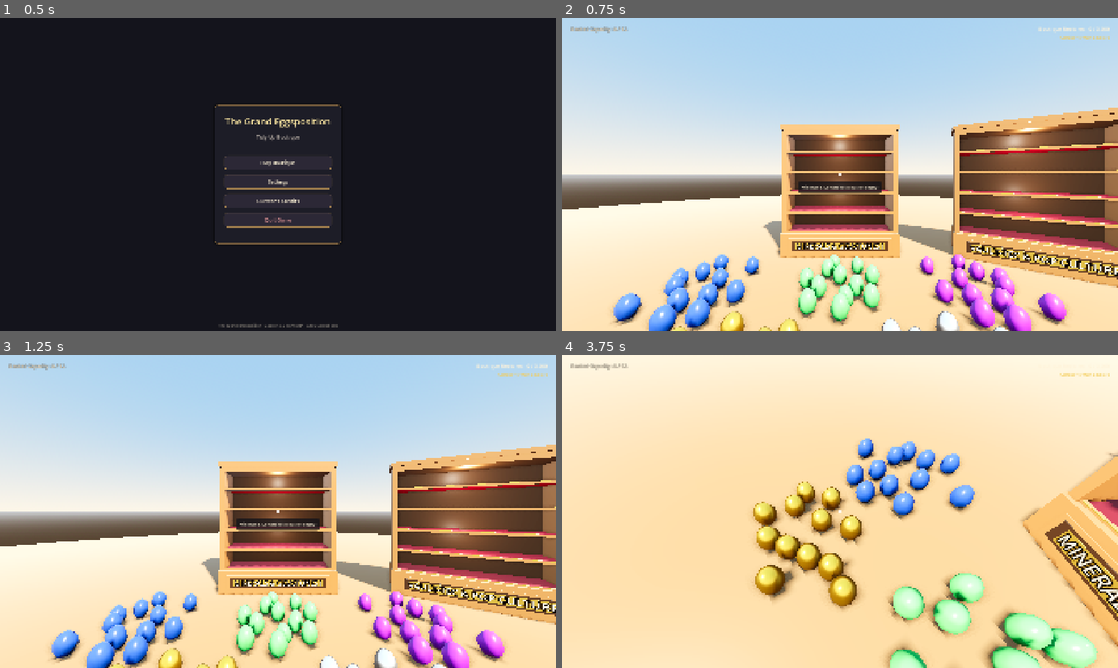
Above: before the commit, frames 1-4 (two rows, left to right).
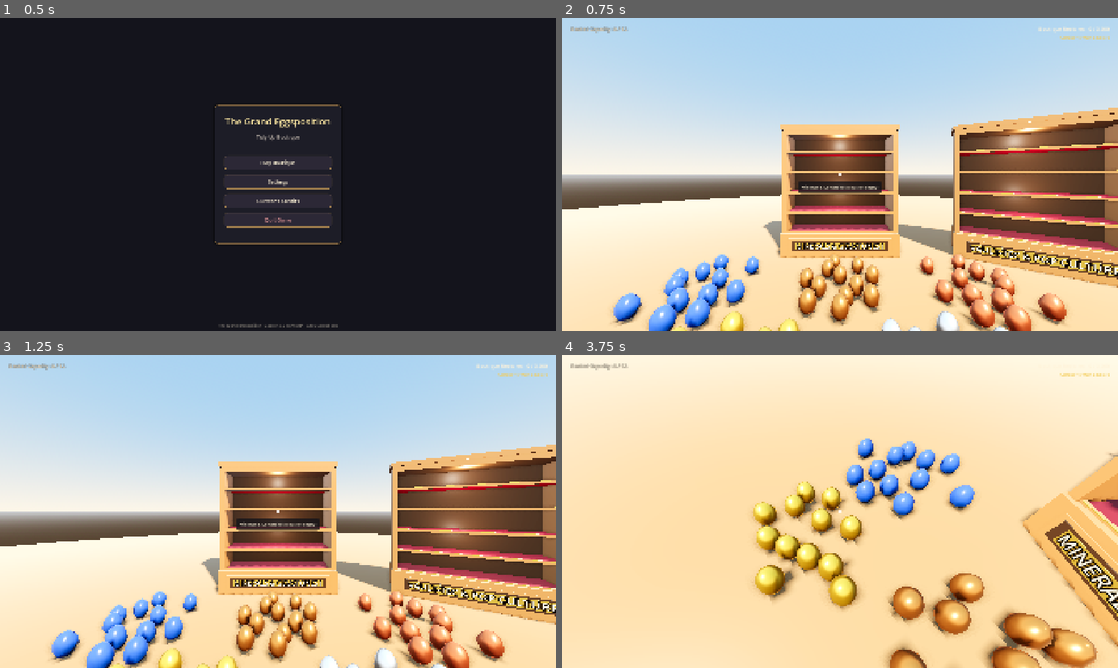
Above: after the commit, the same moments.

Repository: JS-Marinn/the-grand-eggsposition
Game: Godot game, scene res://scenes/ui/main_menu.tscn
Same seed, same stepped clock (60 frames per second), same inputs: the game is played once before the commit and once after it.
Inputs (mouse positions are in pixels of both pictures, inside the frame that each line leads up to):
- Up to frame 1 (0.5 s): no input
- Up to frame 2 (0.75 s): click "Play Boutique" at 0.5 s
- Up to frame 3 (1.25 s): no input
- Up to frame 4 (3.75 s): tap Enter at 1.25 s; move the mouse to (867, 511) at 1.27 s; press the mouse at (867, 511) at 1.28 s; hold W (move_forward) 1.28-2.75 s; tap Space at 1.52, 1.82, 2.27, 2.57, 3.5 s; move the mouse to (812, 511) at 2.02 s; release the mouse at (812, 511) at 2.03 s; tap Tab (open_journal) at 2.1 s; click "✕" at 2.75 s; move the mouse to (851, 505) at 3.52 s; hold W (move_forward) from 3.53 s (still down); hold Q (resonance_chime) from 3.53 s (still down)

Frame 1 is identical in both runs. In frame 2, 4.0% of the frame differs, in the area x 20-91%, y 75-100%; in frame 3, 4.0%; in frame 4, 5.1%, in the area x 34-97%, y 40-100%.

Commit message:
feat(showcase): replace jade and amethyst with stylized copper and bronze in showcase 1 with toy PBR sheen

Diff:
--- a/assets/shaders/showcase_egg.gdshader
+++ b/assets/shaders/showcase_egg.gdshader
@@ -2,18 +2,33 @@
 render_mode blend_mix, depth_draw_opaque, cull_back, diffuse_burley, specular_schlick_ggx;
 
 varying vec4 custom_pbr;
+varying float local_y;
 
 void vertex() {
 	// INSTANCE_CUSTOM: r = roughness, g = metallic, b = specular, a = emission_energy
 	custom_pbr = INSTANCE_CUSTOM;
+	local_y = VERTEX.y;
 }
 
 void fragment() {
-	ALBEDO = COLOR.rgb;
+	vec3 base_col = COLOR.rgb;
+
+	// Stylized vertical gradient: [-0.15, 0.15] -> [0.0, 1.0]
+	// Subtly darkens bottom by 8% (grounding into velvet cushion) and brightens top by 6% (soft keylight)
+	float h = clamp((local_y + 0.15) / 0.30, 0.0, 1.0);
+	vec3 styled_albedo = base_col * mix(0.92, 1.06, h);
+
+	// Stylized metal rim sheen (when metallic > 0.5)
+	if (custom_pbr.g > 0.5) {
+		float fresnel = pow(1.0 - clamp(dot(NORMAL, VIEW), 0.0, 1.0), 3.0);
+		styled_albedo = mix(styled_albedo, styled_albedo * 1.35, fresnel * 0.45 * custom_pbr.g);
+	}
+
+	ALBEDO = styled_albedo;
 	ROUGHNESS = custom_pbr.r;
 	METALLIC = custom_pbr.g;
 	SPECULAR = custom_pbr.b;
 	if (custom_pbr.a > 0.01) {
-		EMISSION = COLOR.rgb * custom_pbr.a;
+		EMISSION = base_col * custom_pbr.a;
 	}
 }
--- a/localization/translations.csv
+++ b/localization/translations.csv
@@ -41,6 +41,8 @@
 EGG_DRAGON_SCALE,"Dragon Scale Egg","Huevo de Escamas de Dragón"
 EGG_AMETHYST_GEODE,"Amethyst Geode Egg","Huevo de Geoda de Amatista"
 EGG_EMERALD,"Gleaming Emerald Egg","Huevo de Esmeralda Brillante"
+EGG_PURE_COPPER,"Polished Copper Egg","Huevo de Cobre Pulido"
+EGG_PURE_BRONZE,"Ancient Bronze Egg","Huevo de Bronce Noble"
 EGG_RUBY,"Gleaming Ruby Egg","Huevo de Rubí Brillante"
 EGG_SAPPHIRE,"Deep Sapphire Egg","Huevo de Zafiro Profundo"
 EGG_ROSE_QUARTZ,"Rose Quartz Egg","Huevo de Cuarzo Rosa"
--- a/scenes/main/game.tscn
+++ b/scenes/main/game.tscn
@@ -225,99 +225,99 @@
 transform = Transform3D(1, 0, 0, 0, 1, 0, 0, 0, 1, 1.6, 0.27, -1.4)
 egg_id = 3
 
-[node name="Egg_Amethyst_01" parent="EggsOnFloor" instance=ExtResource("4_egg_scene")]
+[node name="Egg_Copper_01" parent="EggsOnFloor" instance=ExtResource("4_egg_scene")]
 transform = Transform3D(1, 0, 0, 0, 1, 0, 0, 0, 1, 1.6, 0.27, -2.1)
 egg_id = 4
 
-[node name="Egg_Amethyst_02" parent="EggsOnFloor" instance=ExtResource("4_egg_scene")]
+[node name="Egg_Copper_02" parent="EggsOnFloor" instance=ExtResource("4_egg_scene")]
 transform = Transform3D(1, 0, 0, 0, 1, 0, 0, 0, 1, 2, 0.27, -2.3)
 egg_id = 4
 
-[node name="Egg_Amethyst_03" parent="EggsOnFloor" instance=ExtResource("4_egg_scene")]
+[node name="Egg_Copper_03" parent="EggsOnFloor" instance=ExtResource("4_egg_scene")]
 transform = Transform3D(1, 0, 0, 0, 1, 0, 0, 0, 1, 1.4, 0.27, -2.5)
 egg_id = 4
 
-[node name="Egg_Amethyst_04" parent="EggsOnFloor" instance=ExtResource("4_egg_scene")]
+[node name="Egg_Copper_04" parent="EggsOnFloor" instance=ExtResource("4_egg_scene")]
 transform = Transform3D(1, 0, 0, 0, 1, 0, 0, 0, 1, 2.3, 0.27, -2.6)
 egg_id = 4
 
-[node name="Egg_Amethyst_05" parent="EggsOnFloor" instance=ExtResource("4_egg_scene")]
+[node name="Egg_Copper_05" parent="EggsOnFloor" instance=ExtResource("4_egg_scene")]
 transform = Transform3D(1, 0, 0, 0, 1, 0, 0, 0, 1, 1.8, 0.27, -2.8)
 egg_id = 4
 
-[node name="Egg_Amethyst_06" parent="EggsOnFloor" instance=ExtResource("4_egg_scene")]
+[node name="Egg_Copper_06" parent="EggsOnFloor" instance=ExtResource("4_egg_scene")]
 transform = Transform3D(1, 0, 0, 0, 1, 0, 0, 0, 1, 2.2, 0.27, -3)
 egg_id = 4
 
-[node name="Egg_Amethyst_07" parent="EggsOnFloor" instance=ExtResource("4_egg_scene")]
+[node name="Egg_Copper_07" parent="EggsOnFloor" instance=ExtResource("4_egg_scene")]
 transform = Transform3D(1, 0, 0, 0, 1, 0, 0, 0, 1, 1.5, 0.27, -3.2)
 egg_id = 4
 
-[node name="Egg_Amethyst_08" parent="EggsOnFloor" instance=ExtResource("4_egg_scene")]
+[node name="Egg_Copper_08" parent="EggsOnFloor" instance=ExtResource("4_egg_scene")]
 transform = Transform3D(1, 0, 0, 0, 1, 0, 0, 0, 1, 2.5, 0.27, -2.2)
 egg_id = 4
 
-[node name="Egg_Amethyst_09" parent="EggsOnFloor" instance=ExtResource("4_egg_scene")]
+[node name="Egg_Copper_09" parent="EggsOnFloor" instance=ExtResource("4_egg_scene")]
 transform = Transform3D(1, 0, 0, 0, 1, 0, 0, 0, 1, 1.9, 0.27, -2)
 egg_id = 4
 
-[node name="Egg_Amethyst_10" parent="EggsOnFloor" instance=ExtResource("4_egg_scene")]
+[node name="Egg_Copper_10" parent="EggsOnFloor" instance=ExtResource("4_egg_scene")]
 transform = Transform3D(1, 0, 0, 0, 1, 0, 0, 0, 1, 2.1, 0.27, -3.3)
 egg_id = 4
 
-[node name="Egg_Amethyst_11" parent="EggsOnFloor" instance=ExtResource("4_egg_scene")]
+[node name="Egg_Copper_11" parent="EggsOnFloor" instance=ExtResource("4_egg_scene")]
 transform = Transform3D(1, 0, 0, 0, 1, 0, 0, 0, 1, 1.7, 0.27, -2.4)
 egg_id = 4
 
-[node name="Egg_Amethyst_12" parent="EggsOnFloor" instance=ExtResource("4_egg_scene")]
+[node name="Egg_Copper_12" parent="EggsOnFloor" instance=ExtResource("4_egg_scene")]
 transform = Transform3D(1, 0, 0, 0, 1, 0, 0, 0, 1, 2.4, 0.27, -2.8)
 egg_id = 4
 
-[node name="Egg_Emerald_01" parent="EggsOnFloor" instance=ExtResource("4_egg_scene")]
+[node name="Egg_Bronze_01" parent="EggsOnFloor" instance=ExtResource("4_egg_scene")]
 transform = Transform3D(1, 0, 0, 0, 1, 0, 0, 0, 1, -0.4, 0.27, -2.3)
 egg_id = 11
 
-[node name="Egg_Emerald_02" parent="EggsOnFloor" instance=ExtResource("4_egg_scene")]
+[node name="Egg_Bronze_02" parent="EggsOnFloor" instance=ExtResource("4_egg_scene")]
 transform = Transform3D(1, 0, 0, 0, 1, 0, 0, 0, 1, 0, 0.27, -2.2)
 egg_id = 11
 
-[node name="Egg_Emerald_03" parent="EggsOnFloor" instance=ExtResource("4_egg_scene")]
+[node name="Egg_Bronze_03" parent="EggsOnFloor" instance=ExtResource("4_egg_scene")]
 transform = Transform3D(1, 0, 0, 0, 1, 0, 0, 0, 1, 0.4, 0.27, -2.4)
 egg_id = 11
 
-[node name="Egg_Emerald_04" parent="EggsOnFloor" instance=ExtResource("4_egg_scene")]
+[node name="Egg_Bronze_04" parent="EggsOnFloor" instance=ExtResource("4_egg_scene")]
 transform = Transform3D(1, 0, 0, 0, 1, 0, 0, 0, 1, -0.3, 0.27, -2.6)
 egg_id = 11
 
-[node name="Egg_Emerald_05" parent="EggsOnFloor" instance=ExtResource("4_egg_scene")]
+[node name="Egg_Bronze_05" parent="EggsOnFloor" instance=ExtResource("4_egg_scene")]
 transform = Transform3D(1, 0, 0, 0, 1, 0, 0, 0, 1, 0.2, 0.27, -2.6)
 egg_id = 11
 
-[node name="Egg_Emerald_06" parent="EggsOnFloor" instance=ExtResource("4_egg_scene")]
+[node name="Egg_Bronze_06" parent="EggsOnFloor" instance=ExtResource("4_egg_scene")]
 transform = Transform3D(1, 0, 0, 0, 1, 0, 0, 0, 1, -0.5, 0.27, -2.8)
 egg_id = 11
 
-[node name="Egg_Emerald_07" parent="EggsOnFloor" instance=ExtResource("4_egg_scene")]
+[node name="Egg_Bronze_07" parent="EggsOnFloor" instance=ExtResource("4_egg_scene")]
 transform = Transform3D(1, 0, 0, 0, 1, 0, 0, 0, 1, 0, 0.27, -2.9)
 egg_id = 11
 
-[node name="Egg_Emerald_08" parent="EggsOnFloor" instance=ExtResource("4_egg_scene")]
+[node name="Egg_Bronze_08" parent="EggsOnFloor" instance=ExtResource("4_egg_scene")]
 transform = Transform3D(1, 0, 0, 0, 1, 0, 0, 0, 1, 0.5, 0.27, -2.9)
 egg_id = 11
 
-[node name="Egg_Emerald_09" parent="EggsOnFloor" instance=ExtResource("4_egg_scene")]
+[node name="Egg_Bronze_09" parent="EggsOnFloor" instance=ExtResource("4_egg_scene")]
 transform = Transform3D(1, 0, 0, 0, 1, 0, 0, 0, 1, -0.2, 0.27, -3.1)
 egg_id = 11
 
-[node name="Egg_Emerald_10" parent="EggsOnFloor" instance=ExtResource("4_egg_scene")]
+[node name="Egg_Bronze_10" parent="EggsOnFloor" instance=ExtResource("4_egg_scene")]
 transform = Transform3D(1, 0, 0, 0, 1, 0, 0, 0, 1, 0.3, 0.27, -3.2)
 egg_id = 11
 
-[node name="Egg_Emerald_11" parent="EggsOnFloor" instance=ExtResource("4_egg_scene")]
+[node name="Egg_Bronze_11" parent="EggsOnFloor" instance=ExtResource("4_egg_scene")]
 transform = Transform3D(1, 0, 0, 0, 1, 0, 0, 0, 1, 0.1, 0.27, -2.5)
 egg_id = 11
 
-[node name="Egg_Emerald_12" parent="EggsOnFloor" instance=ExtResource("4_egg_scene")]
+[node name="Egg_Bronze_12" parent="EggsOnFloor" instance=ExtResource("4_egg_scene")]
 transform = Transform3D(1, 0, 0, 0, 1, 0, 0, 0, 1, -0.1, 0.27, -3.3)
 egg_id = 11
 [node name="HUD" parent="." instance=ExtResource("2_hud_scene")]
--- a/scripts/autoload/game_manager.gd
+++ b/scripts/autoload/game_manager.gd
@@ -34,12 +34,12 @@
 
 ## Registers all sample and defined egg types
 func _initialize_database() -> void:
-	# Showcase 1: Minerals & Gemstones I (5 tiers)
+	# Showcase 1: Minerals & Gemstones I (5 tiers) - Precious Mineral & Metal Suite
 	_register_egg(1, "EGG_LAPIS_LAZULI", EggData.EggSeries.MINERALS_GEMS, 1, 1, Color(0.12, 0.28, 0.65), 0.25, 0.1)
-	_register_egg(2, "EGG_PURE_GOLD", EggData.EggSeries.MINERALS_GEMS, 1, 2, Color(0.95, 0.78, 0.2), 0.15, 0.95)
-	_register_egg(3, "EGG_PURE_SILVER", EggData.EggSeries.MINERALS_GEMS, 1, 3, Color(0.85, 0.88, 0.92), 0.1, 0.9)
-	_register_egg(4, "EGG_AMETHYST_GEODE", EggData.EggSeries.MINERALS_GEMS, 1, 4, Color(0.55, 0.18, 0.72), 0.3, 0.2)
-	_register_egg(11, "EGG_EMERALD", EggData.EggSeries.MINERALS_GEMS, 1, 5, Color(0.1, 0.72, 0.35), 0.2, 0.3)
+	_register_egg(2, "EGG_PURE_GOLD", EggData.EggSeries.MINERALS_GEMS, 1, 2, Color(0.96, 0.78, 0.18), 0.20, 0.92)
+	_register_egg(3, "EGG_PURE_SILVER", EggData.EggSeries.MINERALS_GEMS, 1, 3, Color(0.86, 0.89, 0.94), 0.18, 0.92)
+	_register_egg(4, "EGG_PURE_COPPER", EggData.EggSeries.MINERALS_GEMS, 1, 4, Color(0.93, 0.50, 0.32), 0.22, 0.92)
+	_register_egg(11, "EGG_PURE_BRONZE", EggData.EggSeries.MINERALS_GEMS, 1, 5, Color(0.78, 0.50, 0.24), 0.24, 0.90)
 
 	# Showcase 2: Pop Culture & Vault Lore (5 tiers)
 	_register_egg(13, "EGG_SAPPHIRE", EggData.EggSeries.MINERALS_GEMS, 2, 2, Color(0.06, 0.18, 0.62), 0.15, 0.4)
--- a/scripts/environment/egg_actor.gd
+++ b/scripts/environment/egg_actor.gd
@@ -60,7 +60,10 @@
 			mat.roughness = egg_data.roughness
 			mat.metallic = egg_data.metallic
 			if egg_data.metallic > 0.5:
-				mat.metallic_specular = 0.9
+				mat.metallic_specular = 0.95
+				mat.rim_enabled = true
+				mat.rim = 0.45
+				mat.rim_tint = 0.75
 		mesh_instance.material_override = mat
 
 	# Reuse existing collision shape or create collision capsule
--- a/scripts/resources/egg_resource.gd
+++ b/scripts/resources/egg_resource.gd
@@ -64,7 +64,10 @@
 	mat.roughness = roughness
 	mat.metallic = metallic
 	if metallic > 0.5:
-		mat.metallic_specular = 0.9
+		mat.metallic_specular = 0.95
+		mat.rim_enabled = true
+		mat.rim = 0.45
+		mat.rim_tint = 0.75
 	if emission_energy > 0.0:
 		mat.emission_enabled = true
 		mat.emission = emission_color
--- a/tools/verify_project.gd
+++ b/tools/verify_project.gd
@@ -331,11 +331,17 @@
 		var light_lower = showcase.get_node_or_null("DisplayLight_Lower") as Light3D
 		var lights_ok = light_upper and light_lower and light_upper.light_energy <= 0.5 and light_lower.light_energy <= 0.5
 		var shader_ok = mat != null and mat.shader != null and mat.shader.resource_path == "res://assets/shaders/showcase_egg.gdshader"
-		var test_egg = gm.get_egg_for_showcase_dozen(showcase.showcase_id, 3)
-		var egg_pbr_ok = test_egg != null and test_egg.metallic >= 0.85 and test_egg.roughness <= 0.15
-
-		if mm.use_custom_data and shader_ok and lights_ok and egg_pbr_ok:
-			_pass("MultiMesh uses showcase PBR shader with custom_data, soft lights (upper: %.2f, lower: %.2f), and authentic metallic PBR (metallic: %.2f, roughness: %.2f)" % [light_upper.light_energy, light_lower.light_energy, test_egg.metallic, test_egg.roughness])
+		var silver_egg = gm.get_egg_for_showcase_dozen(showcase.showcase_id, 3)
+		var copper_egg = gm.get_egg_for_showcase_dozen(showcase.showcase_id, 4)
+		var bronze_egg = gm.get_egg_for_showcase_dozen(showcase.showcase_id, 5)
+		var metals_pbr_ok = silver_egg and copper_egg and bronze_egg \
+			and silver_egg.metallic >= 0.85 and copper_egg.metallic >= 0.85 and bronze_egg.metallic >= 0.85 \
+			and silver_egg.roughness <= 0.25 and copper_egg.roughness <= 0.25 and bronze_egg.roughness <= 0.25
+
+		if mm.use_custom_data and shader_ok and lights_ok and metals_pbr_ok:
+			_pass("Showcase 1 features stylized metal suite (Gold, Silver, Copper, Bronze) with PBR shader and soft lights")
+		else:
+			_fail("Showcase PBR or metal suite validation failed: use_custom_data=%s, shader=%s, lights_ok=%s, metals_pbr_ok=%s" % [str(mm.use_custom_data), str(shader_ok), str(lights_ok), str(metals_pbr_ok)])
 		# Test Requirement 6: Collision-free egg placement trajectory
 		if showcase.has_method("get_flight_trajectory_point") and showcase.has_method("get_flight_trajectory_basis"):
 			var trajectory_clips: int = 0
